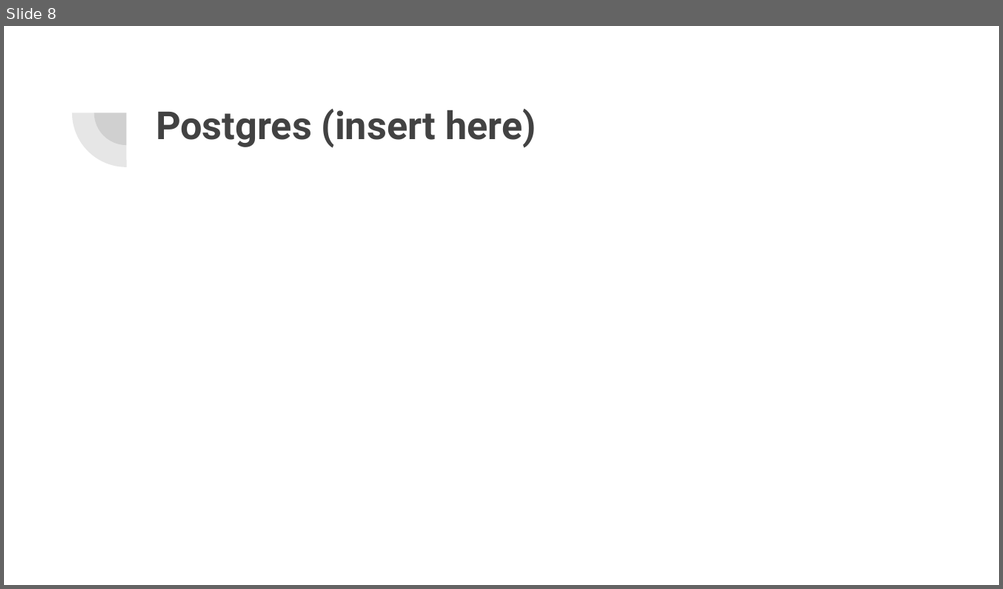
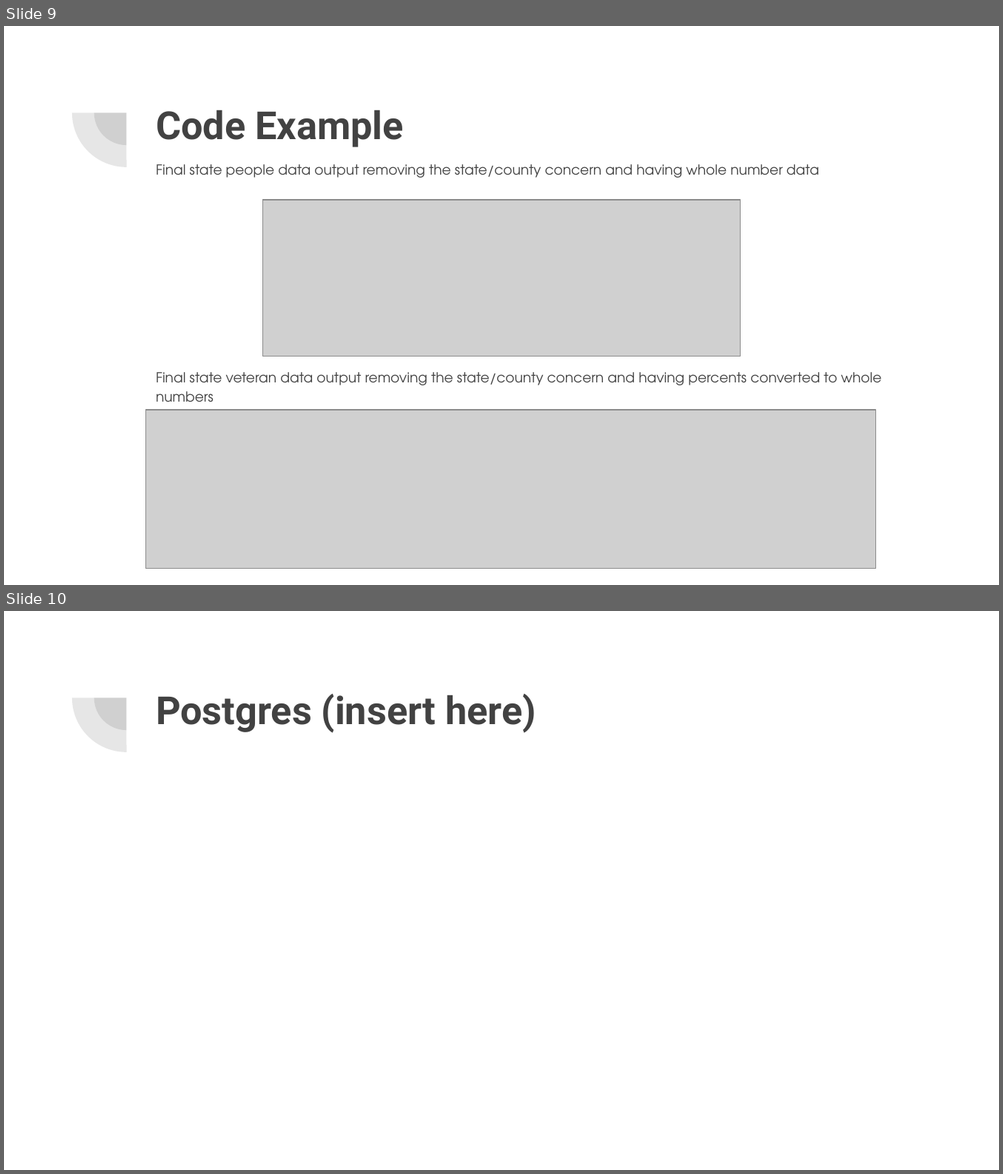
Before and after one commit to staceycatherine/Final_Project, a slide deck: Final Project Google Slides.pptx. Shown one above the other, each under a label of ours: slide 8 before the commit, slides 9 and 10 after it. The pictures are 1003x589 and 1003x1174 pixels, drawn with LibreOffice and Linux fonts; fonts in the diff are those of the drawing; grey boxes stand for pictures. Boxes give left, top, right and bottom in pixels: in the first picture for what was removed or moved away, otherwise in the second. Text is boxed around its words. In the diff, an @@ line names an element or a change of style, - is before the commit and + after.

```diff
--- a/Final Project Google Slides.pptx
+++ b/Final Project Google Slides.pptx
@@ slide 9 added at (4, 26, 999, 585), background #FFFFFF; not listed: 2 template elements that a slide beside it also shows @@
@@ title added at (156, 110, 404, 147), 28 pt, text #424242, bold @@
+Code Example
@@ text added at (156, 164, 819, 178), 10 pt, text #424242 @@
+Final state people data output removing the state/county concern and having whole number data
@@ picture added at (262, 200, 740, 358) @@
@@ text added at (156, 372, 882, 403), 10 pt, text #424242 @@
+Final state veteran data output removing the state/county concern and having percents converted to whole numbers
@@ picture added at (146, 410, 876, 569) @@
@@ what was slide 8 is now slide 10 @@
```
Also in this commit, not shown: 11 other slides added, 2 slides removed.
